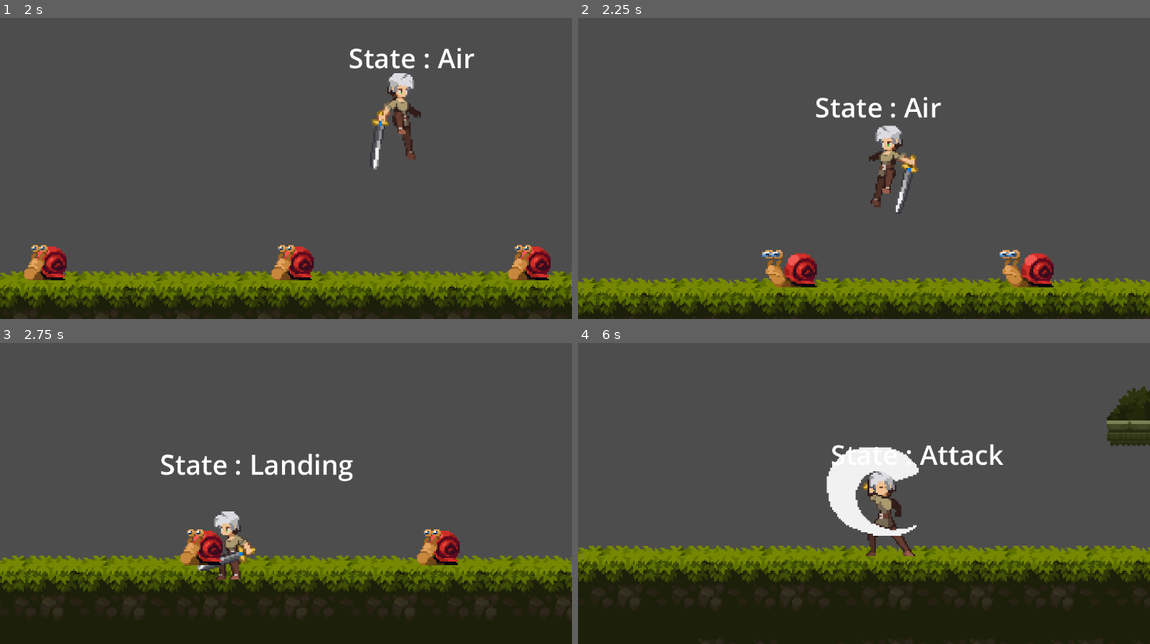
Above: before the commit, frames 1-4 (two rows, left to right).
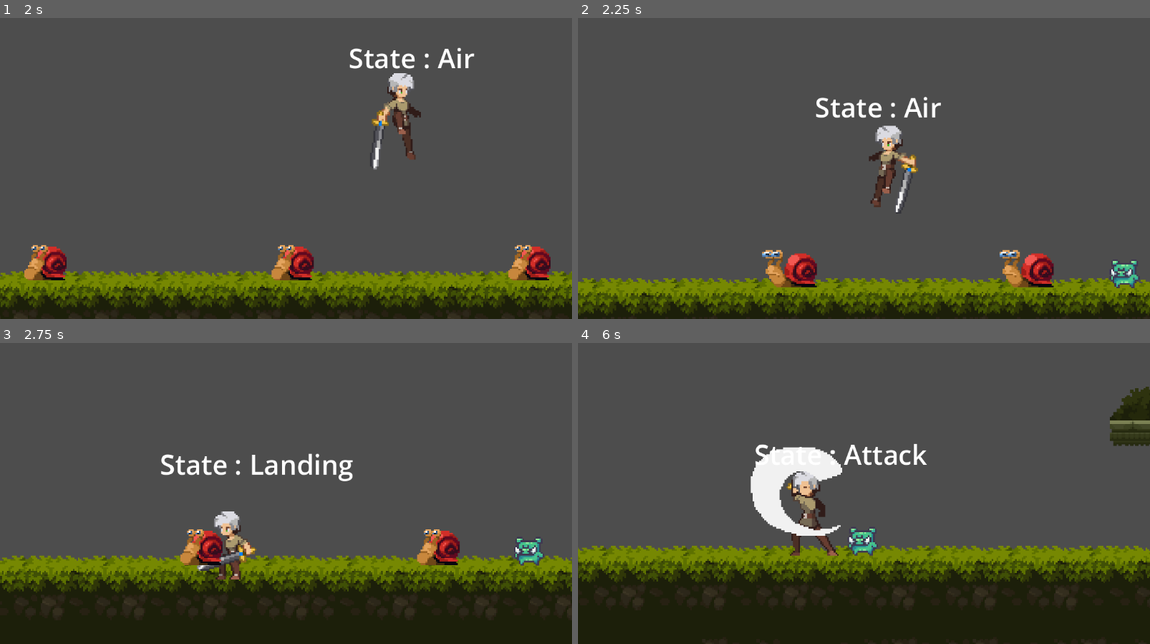
Above: after the commit, the same moments.

Repository: Pikalyx/The-Lost_Woods
Game: Godot game, scene res://test_level.tscn
Two runs of this game, one before a commit and one after it. Both use one fixed random seed, a clock stepped at 60 frames per second and the inputs below.
Inputs:
- Up to frame 1 (2 s): hold F (attack) 0.53-1.28 s; hold D (right) from 0.53 s (still down); tap Space (jump) at 0.77, 1.52 s; tap F (attack) at 1.35 s
- Up to frame 2 (2.25 s): release D (right) at 2.03 s; hold A (left) from 2.03 s (still down); hold F (attack) from 2.03 s (still down)
- Up to frame 3 (2.75 s): keep holding A (left); keep holding F (attack)
- Up to frame 4 (6 s): release A (left) at 2.78 s; release F (attack) at 2.78 s; hold D (right) 2.78-4.28 s; tap F (attack) at 2.85, 4.35, 5.85 s; tap Space (jump) at 3.02, 3.77, 4.52 s; hold F (attack) 3.53-4.28 s; hold A (left) 4.28-5.03 s; hold D (right) 5.03-5.78 s; hold F (attack) 5.03-5.78 s; hold A (left) from 5.78 s (still down)

Frame 1 is identical in both runs. In frame 2, 0.3% of the frame differs, in the area x 93-98%, y 80-90%; in frame 3, 0.3%; in frame 4, 12%, in the area x 0-100%, y 14-84%.

Commit message:
Pig A.I. Progress
- movement
- is able to turn around at ledges
- no animations

Diff:
--- /dev/null
+++ b/Character/pig.gd
@@ -0,0 +1,32 @@
+extends CharacterBody2D
+
+
+const movement_speed : float = 30.0
+
+# Get the gravity from the project settings to be synced with RigidBody nodes.
+var gravity = ProjectSettings.get_setting("physics/2d/default_gravity")
+var facing_left=true
+
+func _physics_process(delta):
+
+	# Add the gravity.
+	if not is_on_floor():
+		velocity.y += gravity * delta
+	detect_turn_around()
+	# Get the input direction and handle the movement/deceleration.
+	# As good practice, you should replace UI actions with custom gameplay actions.
+
+	if facing_left:
+		velocity.x = -movement_speed
+
+
+	elif not facing_left:
+		velocity.x = movement_speed
+
+
+	move_and_slide()
+
+func detect_turn_around():
+	if not $CollisionShape2D/RayCast2D.is_colliding() and is_on_floor():
+		facing_left= !facing_left
+		scale.x = -scale.x
--- a/Character/pig.tscn
+++ b/Character/pig.tscn
@@ -1,11 +1,25 @@
-[gd_scene load_steps=8 format=3 uid="uid://32qhrkuj66dc"]
+[gd_scene load_steps=7 format=3 uid="uid://cdn7q27whcfsp"]
 
-[ext_resource type="Script" path="res://Character/Damageable.gd" id="1_437jn"]
-[ext_resource type="Script" path="res://Character/player.gd" id="1_gxmkm"]
+[ext_resource type="Script" path="res://Character/pig.gd" id="1_ds7ua"]
 [ext_resource type="Texture2D" uid="uid://ca1veod7350ch" path="res://Art/03-Pig/Idle (34x28).png" id="2_g2abw"]
 
 [sub_resource type="RectangleShape2D" id="RectangleShape2D_aw8ki"]
-size = Vector2(146, 198)
+size = Vector2(18, 17)
+
+[sub_resource type="Animation" id="Animation_cesoc"]
+length = 0.001
+tracks/0/type = "value"
+tracks/0/imported = false
+tracks/0/enabled = true
+tracks/0/path = NodePath("Sprite2D:frame")
+tracks/0/interp = 1
+tracks/0/loop_wrap = true
+tracks/0/keys = {
+"times": PackedFloat32Array(0),
+"transitions": PackedFloat32Array(1),
+"update": 1,
+"values": [0]
+}
 
 [sub_resource type="Animation" id="Animation_oyuvj"]
 resource_name = "idle"
@@ -47,21 +61,6 @@
 "values": [0, 1, 2, 3, 4, 5, 6, 7, 8, 9, 10]
 }
 
-[sub_resource type="Animation" id="Animation_cesoc"]
-length = 0.001
-tracks/0/type = "value"
-tracks/0/imported = false
-tracks/0/enabled = true
-tracks/0/path = NodePath("Sprite2D:frame")
-tracks/0/interp = 1
-tracks/0/loop_wrap = true
-tracks/0/keys = {
-"times": PackedFloat32Array(0),
-"transitions": PackedFloat32Array(1),
-"update": 1,
-"values": [0]
-}
-
 [sub_resource type="AnimationLibrary" id="AnimationLibrary_8nm2v"]
 _data = {
 "RESET": SubResource("Animation_cesoc"),
@@ -69,22 +68,20 @@
 }
 
 [node name="Enemy" type="CharacterBody2D"]
-script = ExtResource("1_gxmkm")
-
-[node name="RayCast2D" type="RayCast2D" parent="."]
+script = ExtResource("1_ds7ua")
 
 [node name="Sprite2D" type="Sprite2D" parent="."]
 texture = ExtResource("2_g2abw")
 hframes = 11
 
 [node name="CollisionShape2D" type="CollisionShape2D" parent="."]
+position = Vector2(3, 5.5)
 shape = SubResource("RectangleShape2D_aw8ki")
+
+[node name="RayCast2D" type="RayCast2D" parent="CollisionShape2D"]
+position = Vector2(-10, -5.5)
 
 [node name="AnimationPlayer" type="AnimationPlayer" parent="."]
 libraries = {
 "": SubResource("AnimationLibrary_8nm2v")
 }
-
-[node name="Damageable" type="Node" parent="."]
-script = ExtResource("1_437jn")
-health = 50.0
--- a/test_level.tscn
+++ b/test_level.tscn
@@ -1,7 +1,8 @@
-[gd_scene load_steps=7 format=3 uid="uid://b4aqd86pwf6h7"]
+[gd_scene load_steps=8 format=3 uid="uid://b4aqd86pwf6h7"]
 
 [ext_resource type="Texture2D" uid="uid://dp0x1cum7iuc7" path="res://Art/Legacy-Fantasy - High Forest 2.3/Assets/Tiles.png" id="1_iy2pk"]
 [ext_resource type="PackedScene" uid="uid://c06h0yv06ktmh" path="res://Character/player.tscn" id="2_xb4bq"]
+[ext_resource type="PackedScene" uid="uid://cdn7q27whcfsp" path="res://Character/pig.tscn" id="3_bxd2q"]
 [ext_resource type="PackedScene" uid="uid://da6eafhmdgdpx" path="res://Character/snail.tscn" id="3_j2hck"]
 [ext_resource type="PackedScene" uid="uid://blj1lwkpab2y5" path="res://UI/health_changed_manger.tscn" id="4_2jugk"]
 
@@ -1455,6 +1456,9 @@
 drag_horizontal_enabled = true
 drag_vertical_enabled = true
 
+[node name="Pig" parent="." instance=ExtResource("3_bxd2q")]
+position = Vector2(472, 71)
+
 [node name="snail" parent="." instance=ExtResource("3_j2hck")]
 position = Vector2(134, 71)
 
